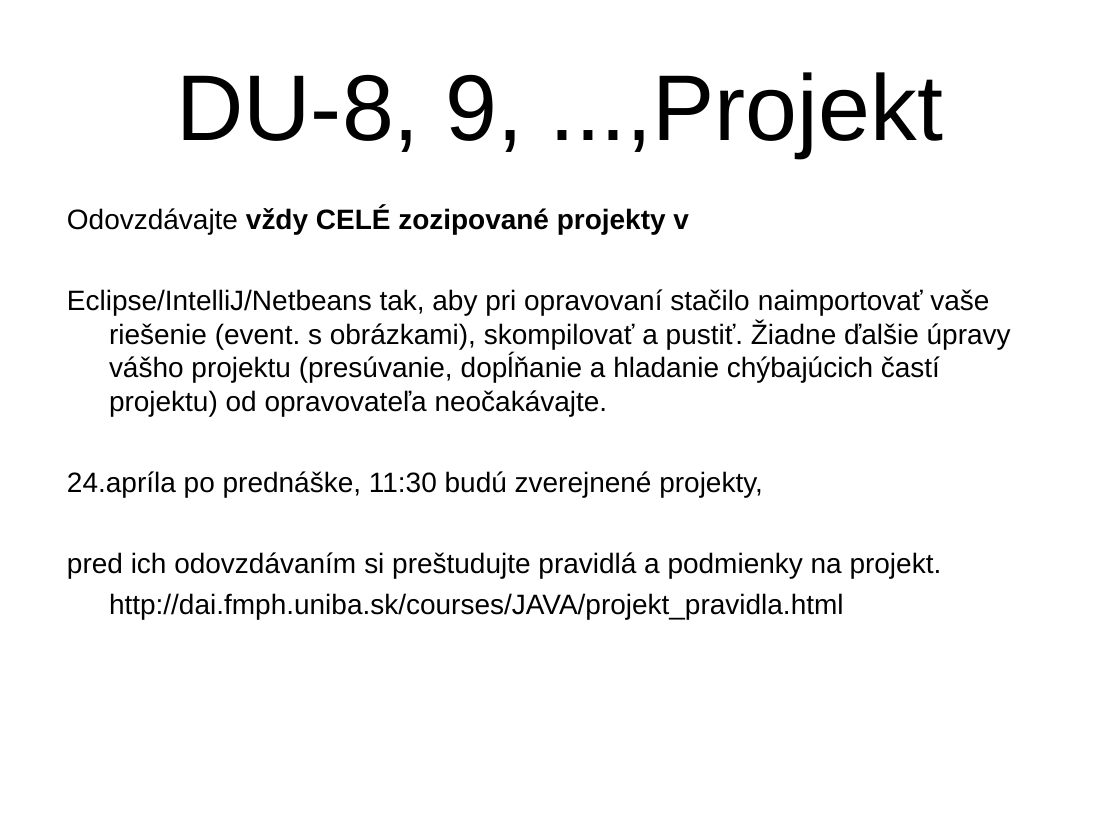
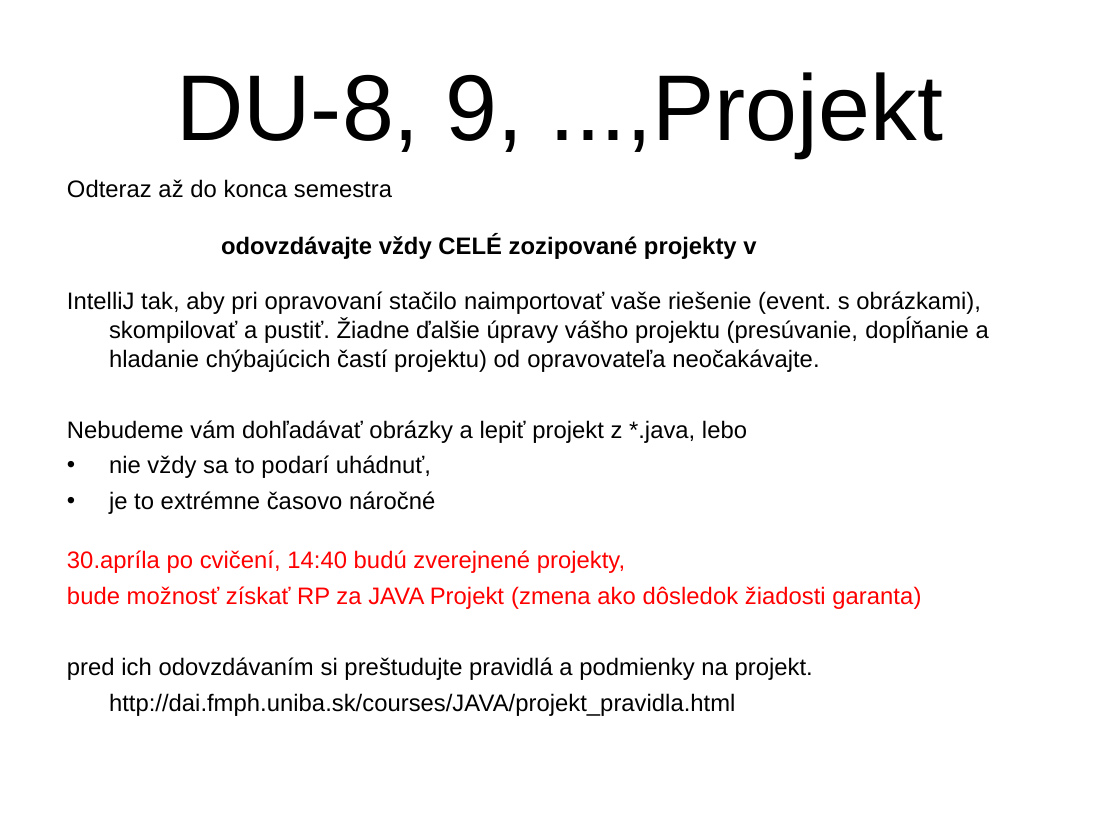
Before and after one commit to Programovanie4/Prednasky, a slide deck: slide 43 of 09/09_java.ppt (slide 32 before the commit). Drawn at 1120x840 pixels with LibreOffice and Linux fonts; fonts in the diff are those of the drawing. Boxes give left, top, right and bottom in pixels: in the first picture for what was removed or moved away, otherwise in the second. Text is boxed around its words. In the diff, an @@ line names an element or a change of style, - is before the commit and + after.

```diff
--- a/09/09_java.ppt
+++ b/09/09_java.ppt
@@ text "Odteraz až do konca semestra": place and size @@
-text "Odteraz až do konca semestra" at box(67, 207, 1011, 619)
+text "Odteraz až do konca semestra" at box(67, 179, 989, 716)
@@ text at box(67, 179, 989, 609): text changed; size 18 to 15.3 pt @@
-Odovzdávajte vždy CELÉ zozipované projekty v
-Eclipse/IntelliJ/Netbeans tak, aby pri opravovaní stačilo naimportovať vaše riešenie (event. s obrázkami), skompilovať a pustiť. Žiadne ďalšie úpravy vášho projektu (presúvanie, dopĺňanie a hladanie chýbajúcich častí projektu) od opravovateľa neočakávajte.
-24.apríla po prednáške, 11:30 budú zverejnené projekty,
+Odteraz až do konca semestra
+odovzdávajte vždy CELÉ zozipované projekty v
+IntelliJ tak, aby pri opravovaní stačilo naimportovať vaše riešenie (event. s obrázkami), skompilovať a pustiť. Žiadne ďalšie úpravy vášho projektu (presúvanie, dopĺňanie a hladanie chýbajúcich častí projektu) od opravovateľa neočakávajte.
+Nebudeme vám dohľadávať obrázky a lepiť projekt z *.java, lebo
+• nie vždy sa to podarí uhádnuť,
+• je to extrémne časovo náročné
+30.apríla po cvičení, 14:40 budú zverejnené projekty,
+bude možnosť získať RP za JAVA Projekt (zmena ako dôsledok žiadosti garanta)
@@ text at box(67, 657, 813, 716): size 18 to 15.3 pt in "pred ich odovzdávaním si preštudujte pravidlá a ...", "http://dai.fmph.uniba.sk/courses/JAVA/projekt_pravidla.html" @@
```
Also in this commit, not shown: 11 other slides changed, 11 slides added, 4 other files.
